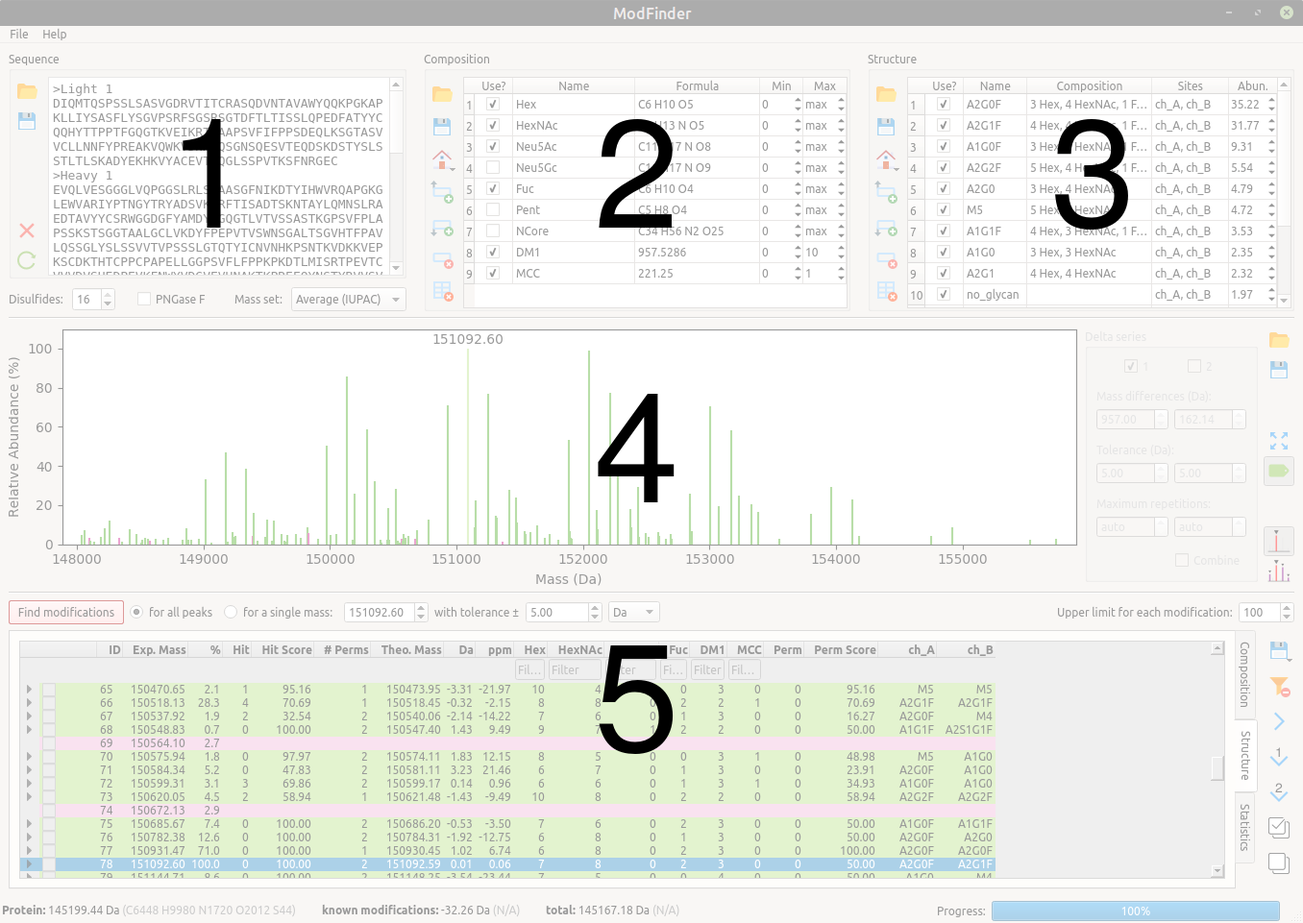
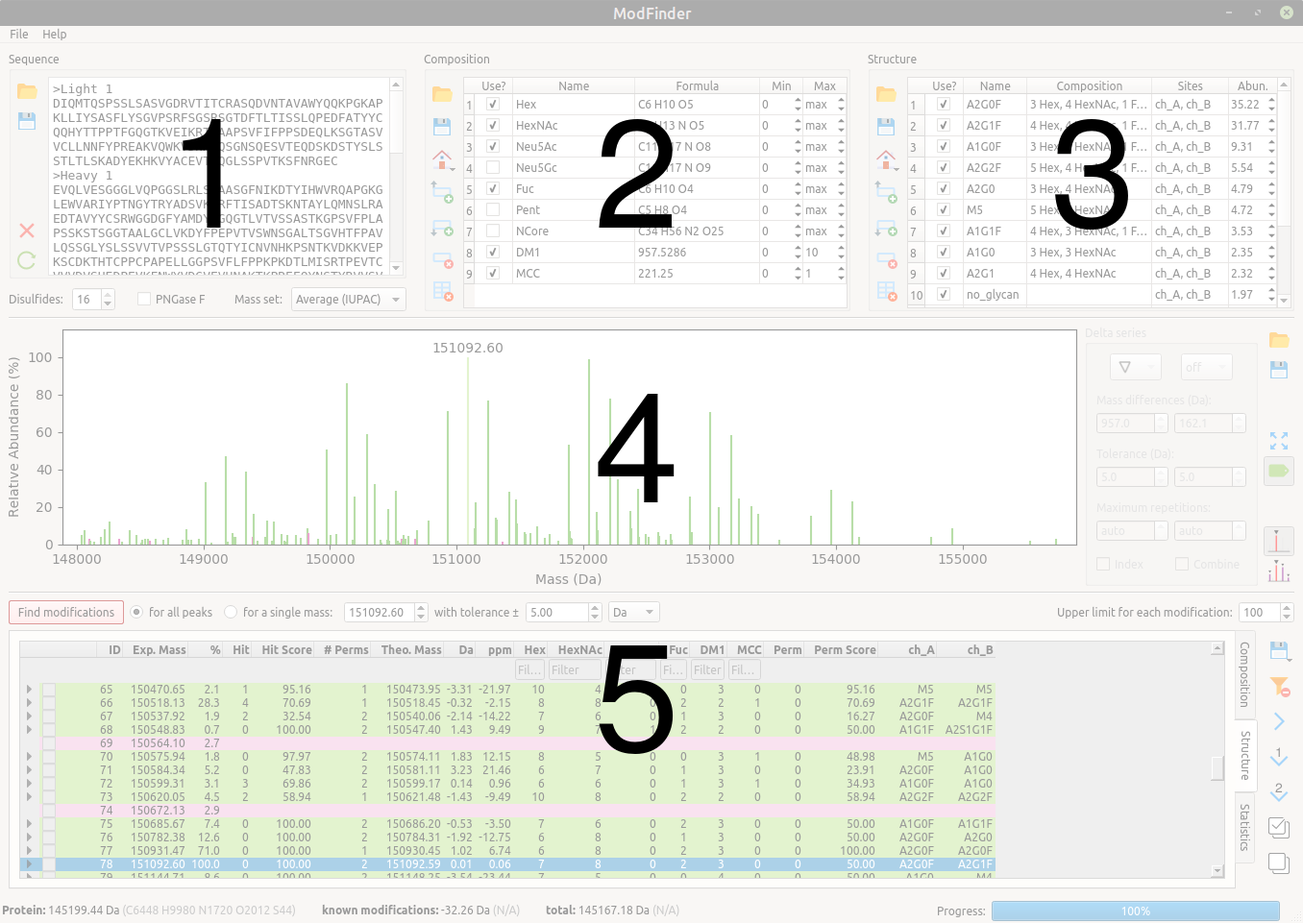
Layer changes from the first 1303×923 image to the second:
painted on "main_window.png" over [28, 326, 1258, 587]
